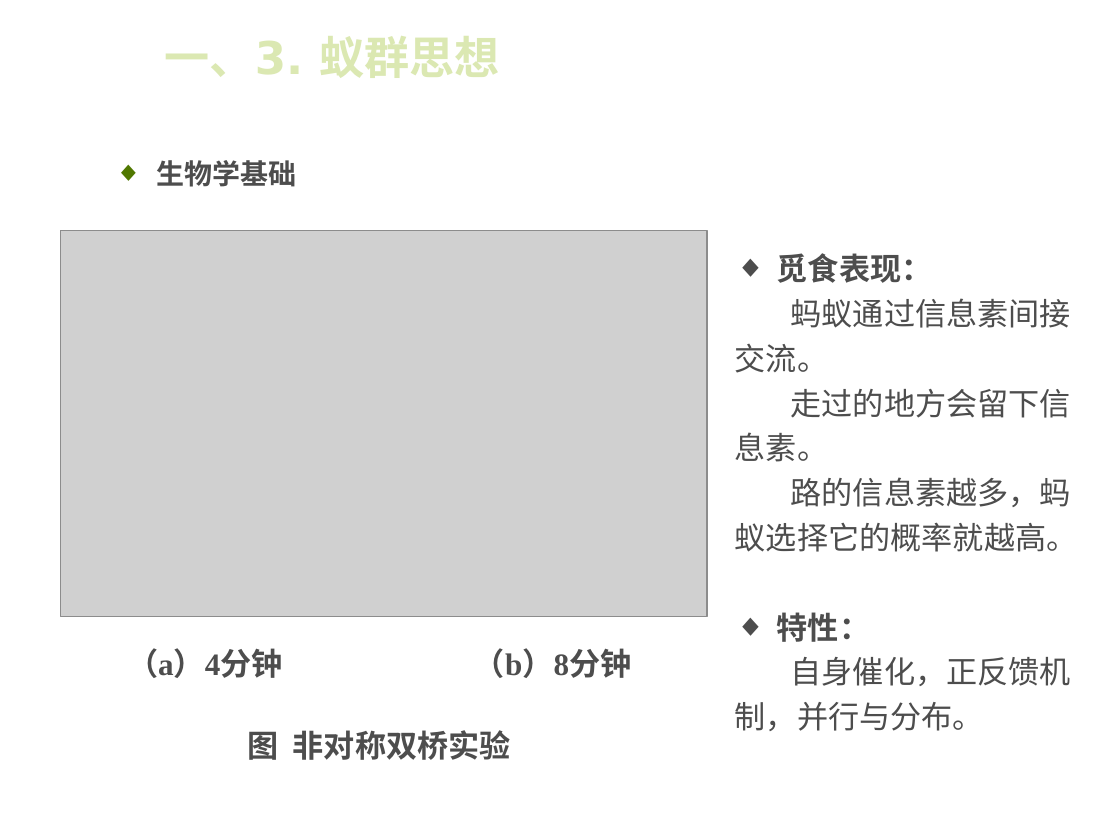
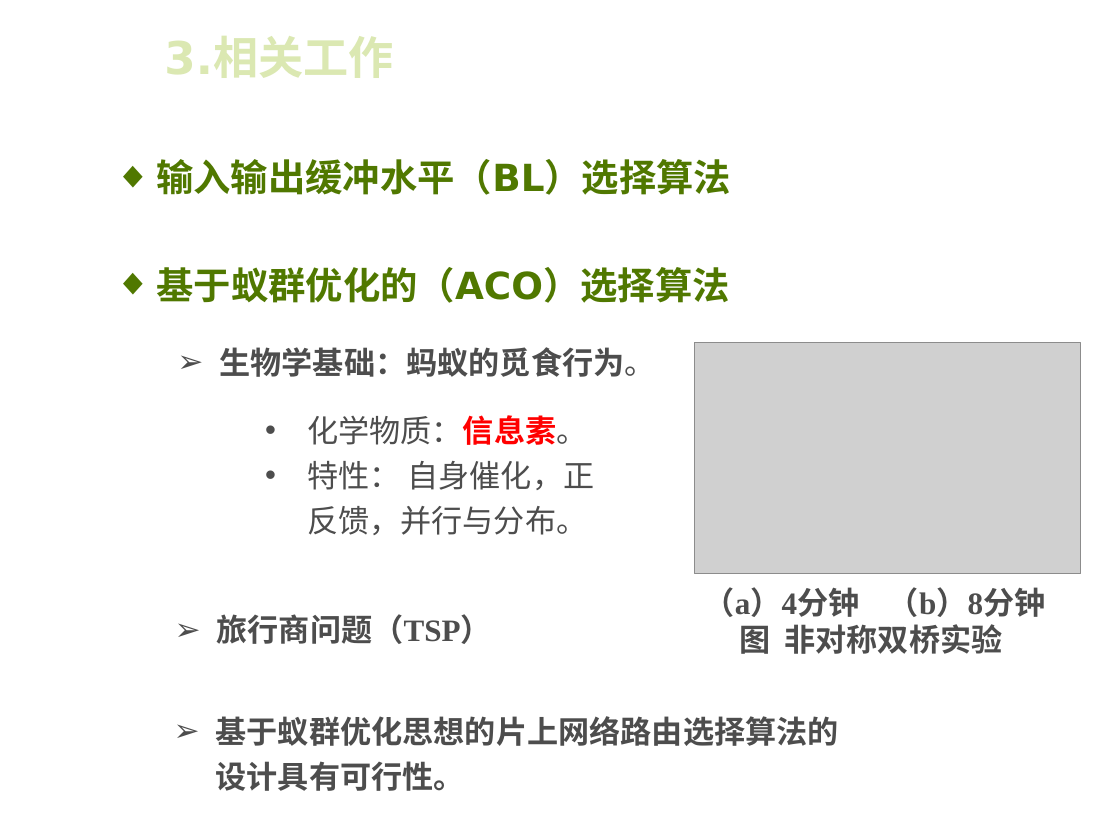
Before and after one commit to xixizai/gh01-Graduation, a slide deck: slide 5 of doc/答辩/JCQ的答辩ppt.pptx. Drawn at 1120x840 pixels with LibreOffice and Linux fonts; fonts in the diff are those of the drawing; grey boxes stand for pictures; background and template pictures are left out. Boxes give left, top, right and bottom in pixels: in the first picture for what was removed or moved away, otherwise in the second. Text is boxed around its words. In the diff, an @@ line names an element or a change of style, - is before the commit and + after.

```diff
--- a/doc/答辩/JCQ的答辩ppt.pptx
+++ b/doc/答辩/JCQ的答辩ppt.pptx
@@ text at (156,159,731,195): text changed; size 18 to 24 pt; text colour #4D4D4D to #507800 @@
-◆ 生物学基础
+◆ 输入输出缓冲水平（BL）选择算法
@@ text added at (156,267,729,303), 24 pt, text #507800, bold @@
+◆ 基于蚁群优化的（ACO）选择算法
@@ text removed at (735,253,1078,731) @@
-◆ 觅食表现：
-蚂蚁通过信息素间接交流。
-走过的地方会留下信息素。
-路的信息素越多，蚂蚁选择它的概率就越高。
-◆ 特性：
-自身催化，正反馈机制，并行与分布。
@@ title at (791,298,1071,328): text changed @@
-一、3. 蚁群思想
+3.相关工作
@@ text added at (220,347,656,377), 20 pt, text #4D4D4D, bold @@
+➢ 生物学基础：蚂蚁的觅食行为。
@@ picture: place and size @@
-picture at (60,231,707,617)
+picture at (694,343,1081,573)
@@ text added at (307,415,594,535), 20 pt, text #4D4D4D @@
+• 化学物质：信息素。
+• 特性： 自身催化，正反馈，并行与分布。
@@ text "（a）4分钟 （b）8分钟": place and size @@
-text "（a）4分钟 （b）8分钟" at (127,648,632,760)
+text "（a）4分钟 （b）8分钟" at (704,587,1046,654)
@@ text "（a）4分钟 （b）8分钟" at (704,587,1046,654): alignment centre to left @@
@@ text added at (217,614,492,644), 20 pt, text #4D4D4D, bold @@
+➢ 旅行商问题（TSP）
@@ text added at (216,716,839,791), 20 pt, text #4D4D4D, bold @@
+➢ 基于蚁群优化思想的片上网络路由选择算法的设计具有可行性。
@@ text removed at (21,776,333,816) @@
-Company Logo
```
Also in this commit, not shown: 6 other slides changed, 8 slides added, 14 slides removed.
